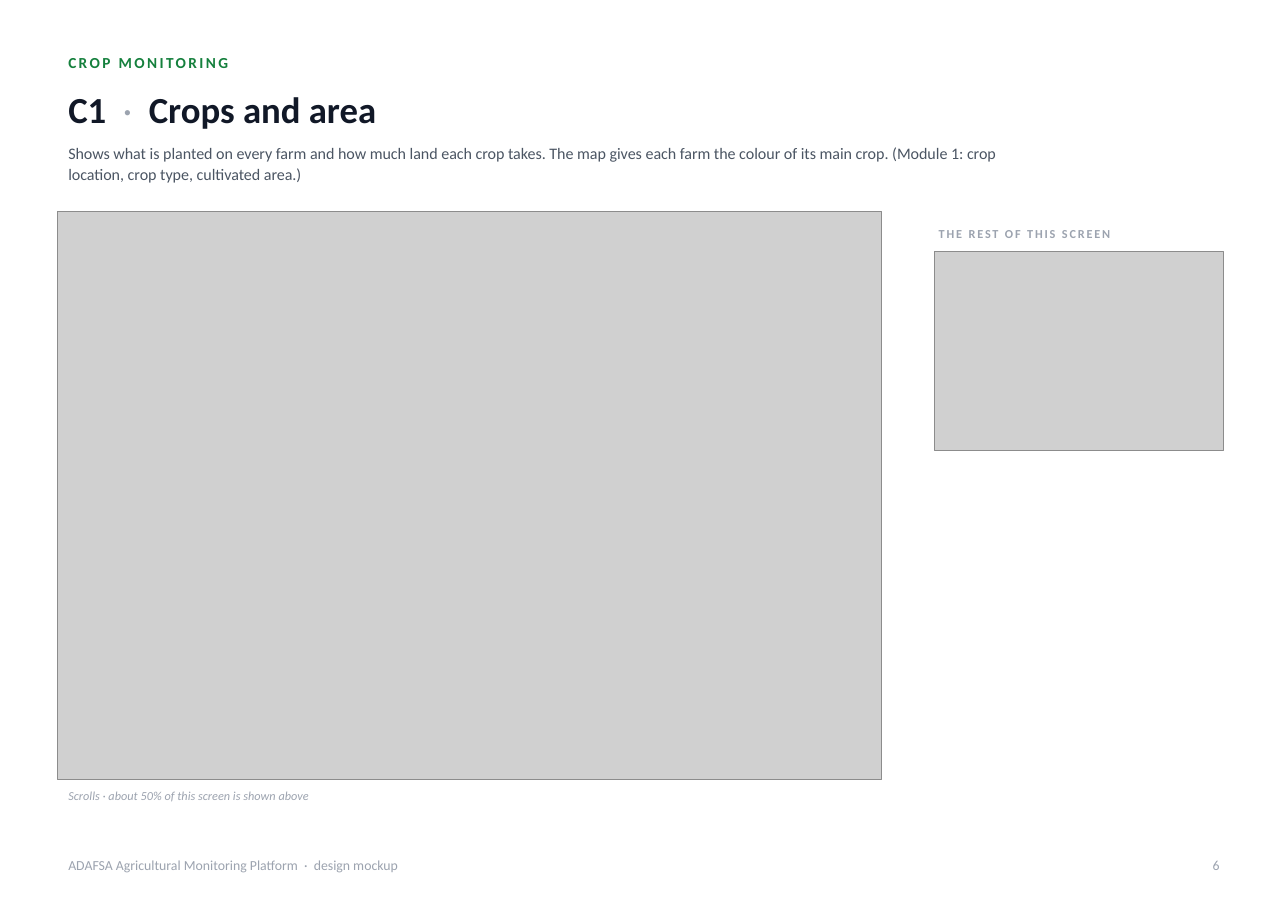
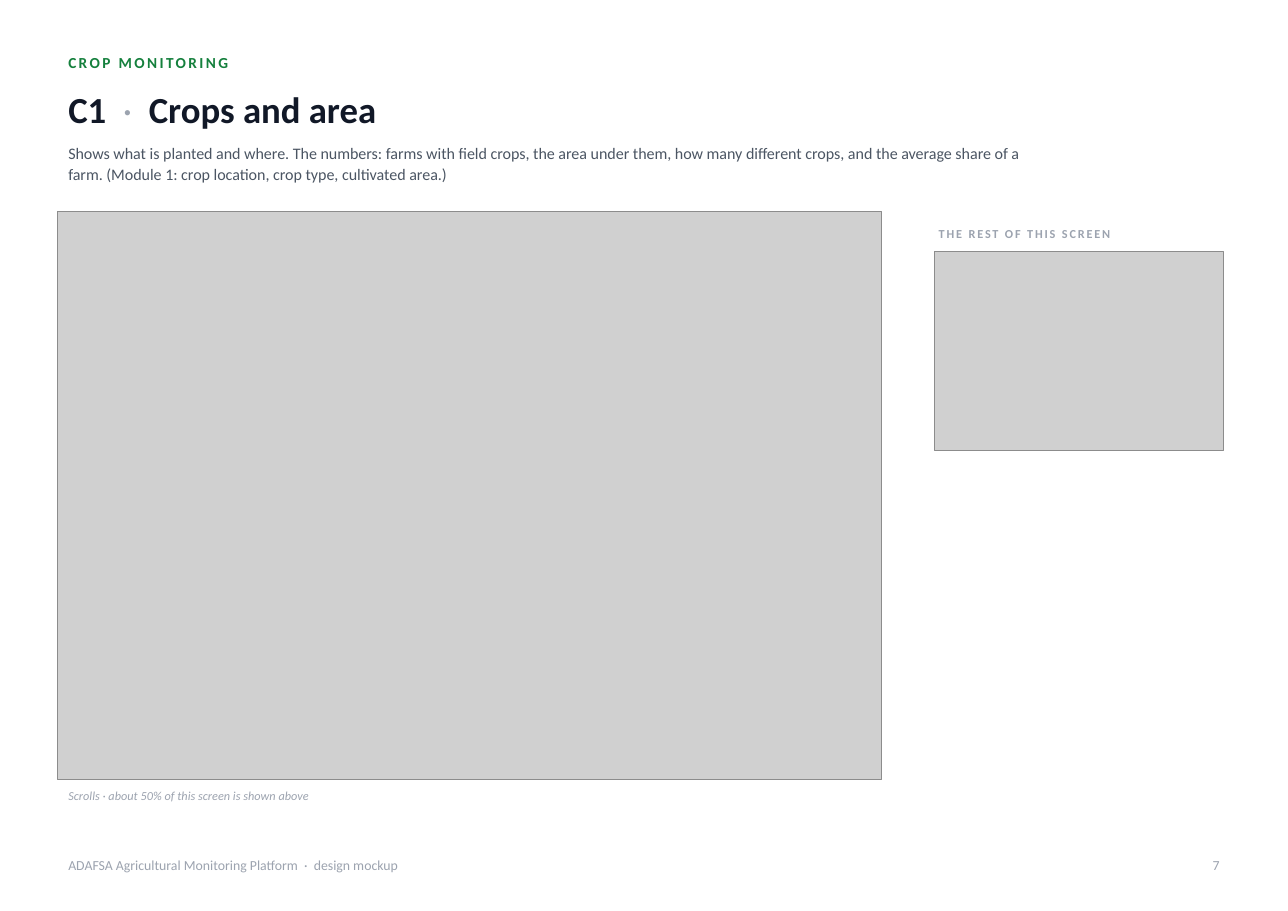
Before and after one commit to romainbigare/adafsa-mockup, a slide deck: slide 7 of docs/ADAFSA_Platform_Screens.pptx (slide 6 before the commit). Drawn at 1288x911 pixels with LibreOffice and Linux fonts; fonts in the diff are those of the drawing; grey boxes stand for pictures. Boxes give left, top, right and bottom in pixels: in the first picture for what was removed or moved away, otherwise in the second. Text is boxed around its words. In the diff, an @@ line names an element or a change of style, - is before the commit and + after.

```diff
--- a/docs/ADAFSA_Platform_Screens.pptx
+++ b/docs/ADAFSA_Platform_Screens.pptx
@@ text at <box>68,148,1019,183</box>: text changed @@
-Shows what is planted on every farm and how much land each crop takes. The map gives each farm the colour of its main crop. (Module 1: crop location, crop type, cultivated area.)
+Shows what is planted and where. The numbers: farms with field crops, the area under them, how many different crops, and the average share of a farm. (Module 1: crop location, crop type, cultivated area.)
@@ text at <box>1213,861,1220,870</box>: text changed @@
-6
+7
```
Also in this commit, not shown: 30 other slides changed, 1 slide added, 2 other files.
